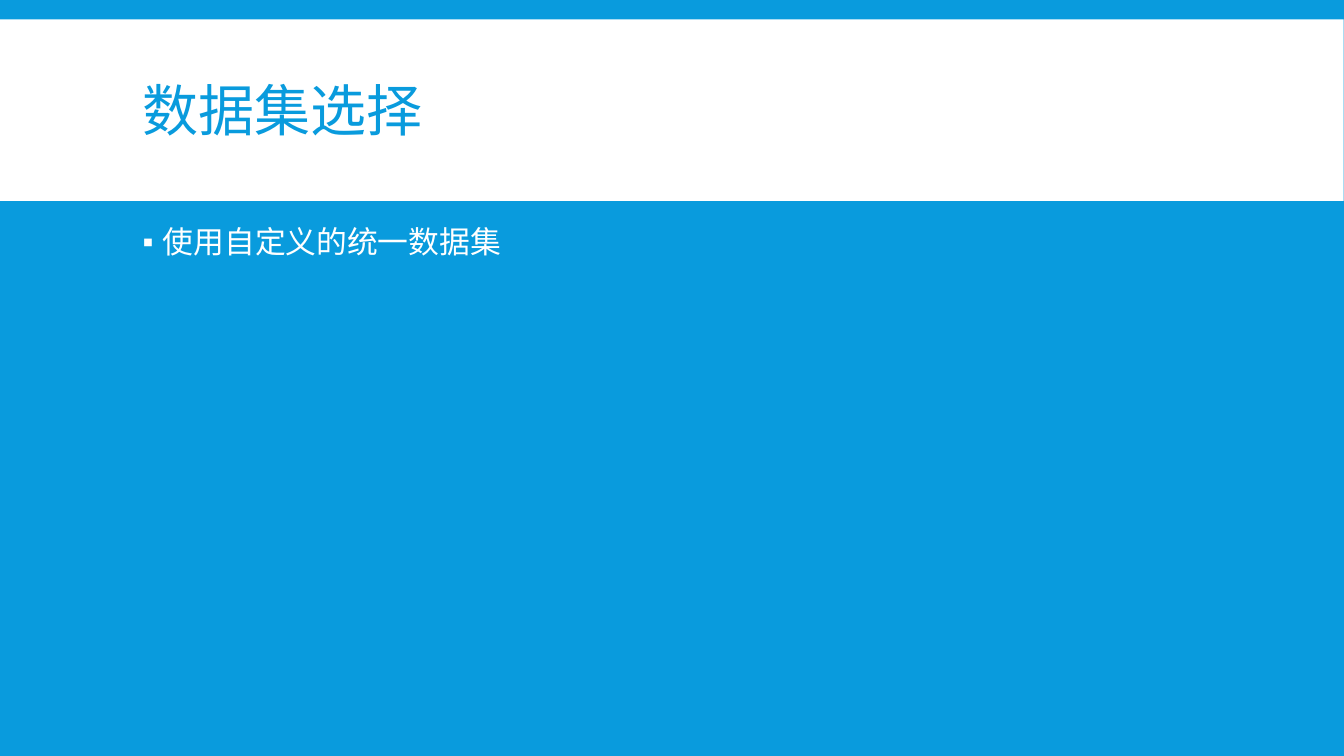
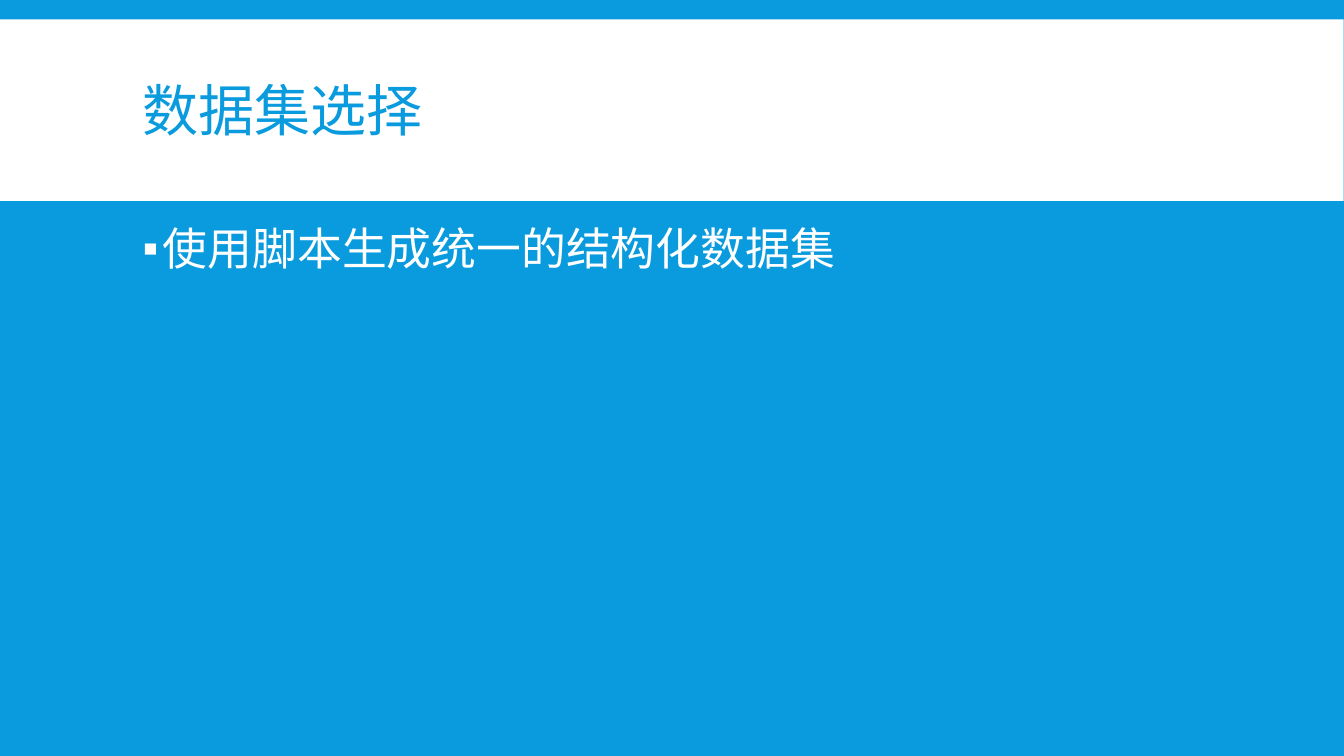
Before and after one commit to b4ubles/PCBNS, a slide deck: slide 10 of doc/NoSQL vs SQL.pptx. Drawn at 1344x756 pixels with LibreOffice and Linux fonts; fonts in the diff are those of the drawing. Boxes give left, top, right and bottom in pixels: in the first picture for what was removed or moved away, otherwise in the second. Text is boxed around its words. In the diff, an @@ line names an element or a change of style, - is before the commit and + after.

```diff
--- a/doc/NoSQL vs SQL.pptx
+++ b/doc/NoSQL vs SQL.pptx
@@ text at bbox=[163, 227, 835, 269]: text changed; size 22 to 32 pt @@
-▪ 使用自定义的统一数据集
+▪ 使用脚本生成统一的结构化数据集
```
Also in this commit, not shown: 2 other slides changed, 4 slides added, 3 slides removed, 1 other file.
